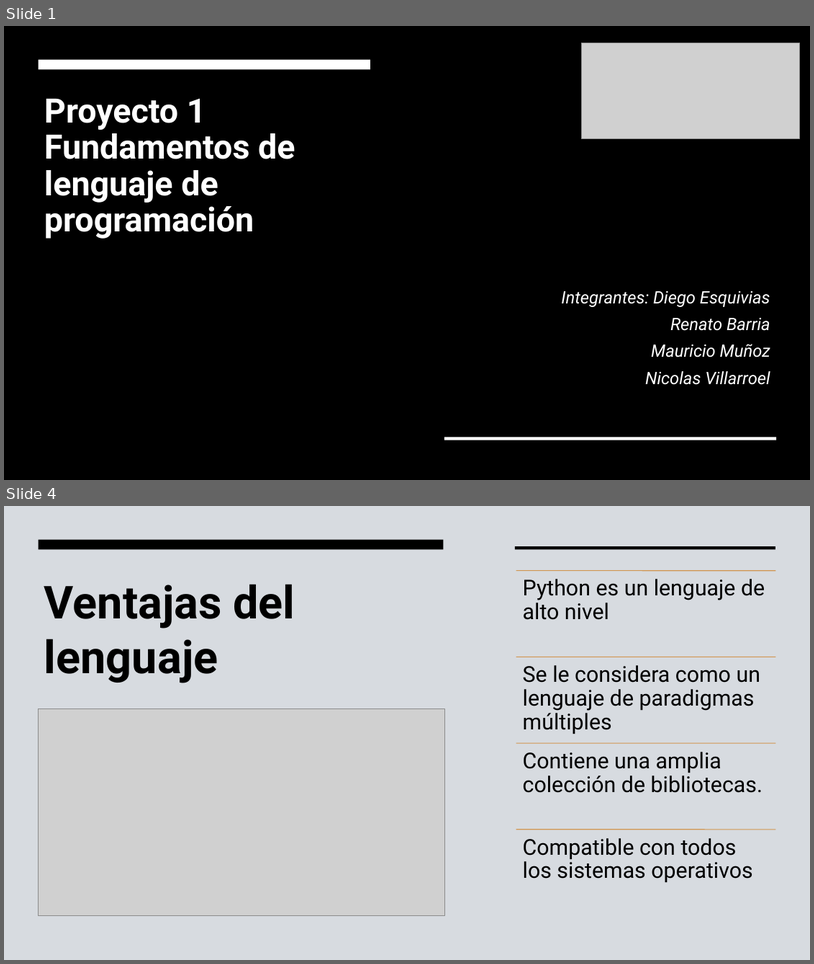
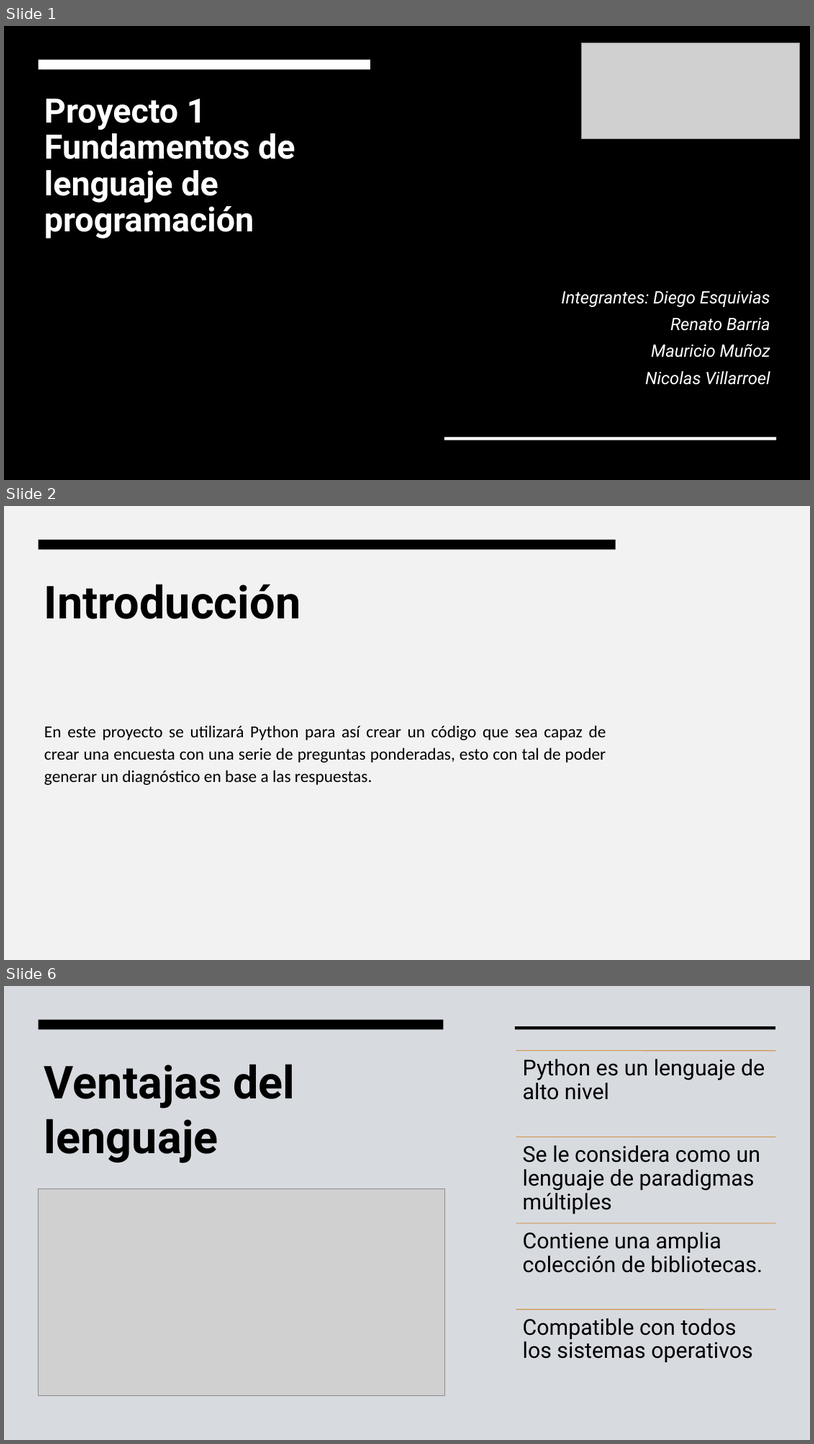
Before and after one commit to rbastronomy/taller1flp, a slide deck: PptFundamentos.pptx. Shown one above the other, each under a label of ours: slides 1 and 4 before the commit, slides 1, 2 and 6 after it; the slides between them are not shown. The pictures are 814x964 and 814x1444 pixels, drawn with LibreOffice and Linux fonts; fonts in the diff are those of the drawing; grey boxes stand for pictures; background and template pictures are left out; a plain dark background stands for a picture behind light text. Boxes give left, top, right and bottom in pixels: in the first picture for what was removed or moved away, otherwise in the second. Text is boxed around its words. In the diff, an @@ line names an element or a change of style, - is before the commit and + after.

```diff
--- a/PptFundamentos.pptx
+++ b/PptFundamentos.pptx
@@ slide 2 added at (4,506,810,960), background #F2F2F2 @@
@@ rectangle added at (4,506,810,960), fill #F2F2F2 @@
@@ rectangle added at (39,540,616,549), fill #000000 @@
@@ title added at (44,584,301,619), 54 pt, text #000000, bold @@
+Introducción
@@ text added at (44,725,607,785), 20 pt, text #000000 @@
+En este proyecto se utilizará Python para así crear un código que sea capaz de crear una encuesta con una serie de preguntas ponderadas, esto con tal de poder generar un diagnóstico en base a las respuestas.
@@ what was slide 4 is now slide 6 @@
```
Also in this commit, not shown: 4 other slides added, 4 slides removed, 1 other file.
